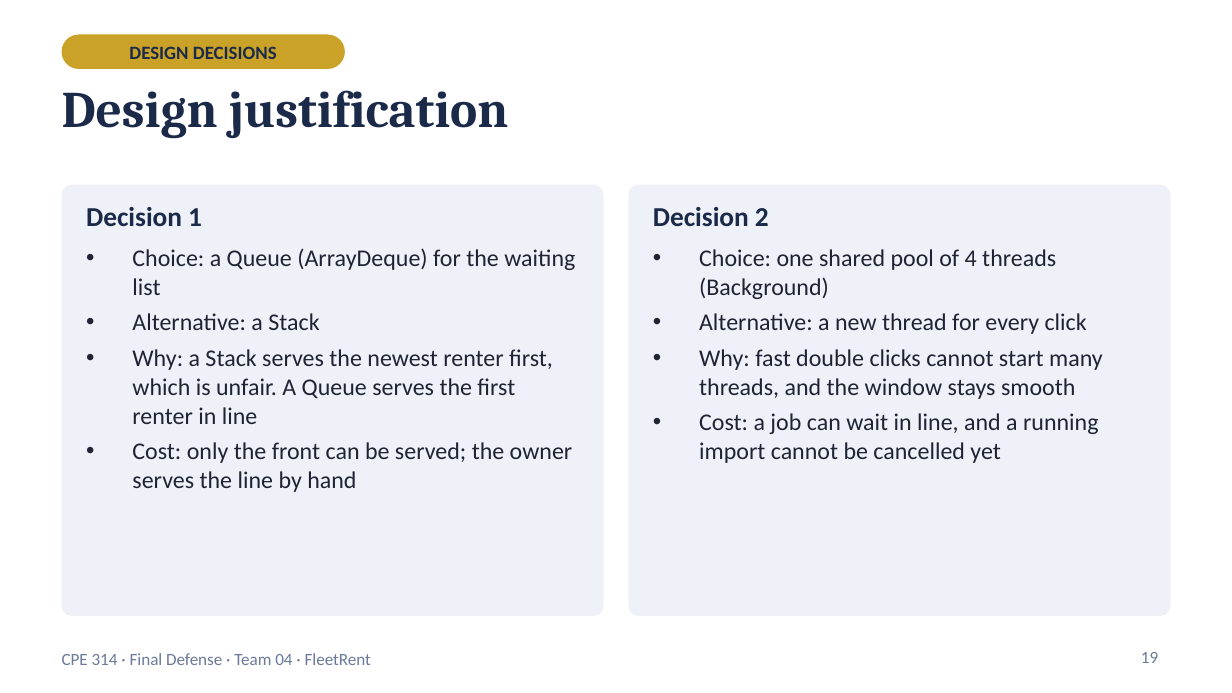
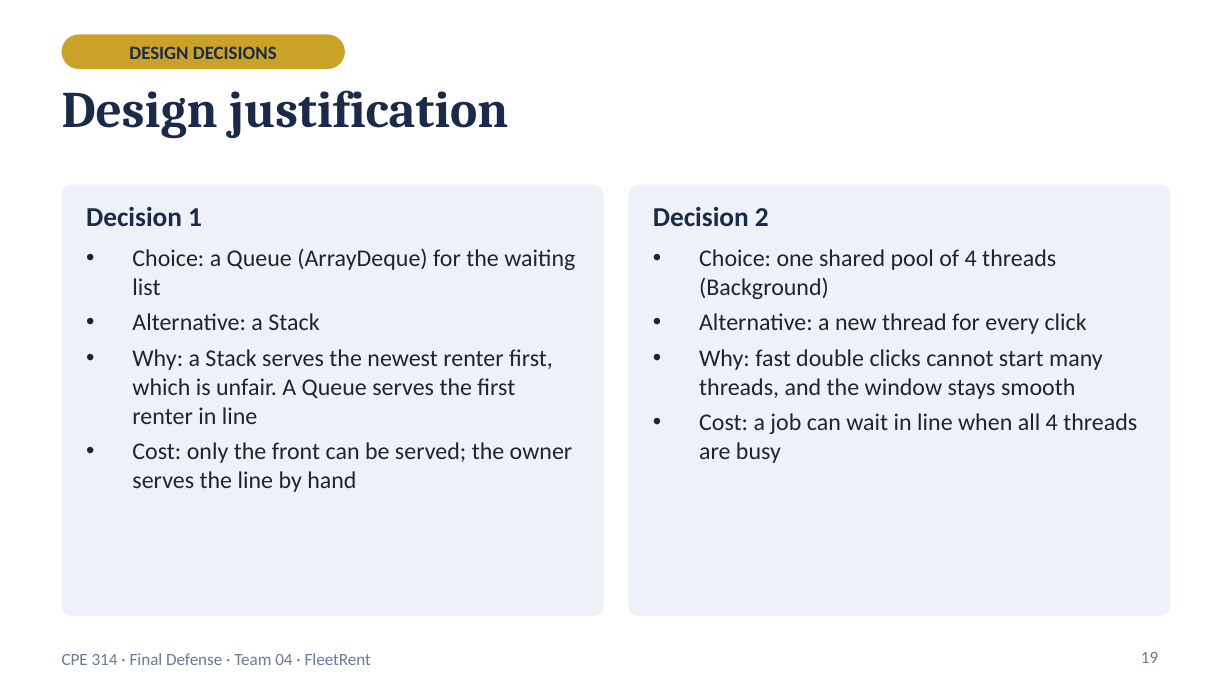
Before and after one commit to ColoscosBrent/cpe314-69323-capstone-team-04, a slide deck: slide 19 of docs/FleetRent_Final_Defense.pptx. Drawn at 1232x693 pixels with LibreOffice and Linux fonts; fonts in the diff are those of the drawing. Boxes give left, top, right and bottom in pixels: in the first picture for what was removed or moved away, otherwise in the second. Text is boxed around its words. In the diff, an @@ line names an element or a change of style, - is before the commit and + after.

```diff
--- a/docs/FleetRent_Final_Defense.pptx
+++ b/docs/FleetRent_Final_Defense.pptx
@@ text at [699, 413, 1137, 463]: text changed @@
-• Cost: a job can wait in line, and a running import cannot be cancelled yet
+• Cost: a job can wait in line when all 4 threads are busy
```
Also in this commit, not shown: 15 other slides changed, 1 slide added.
